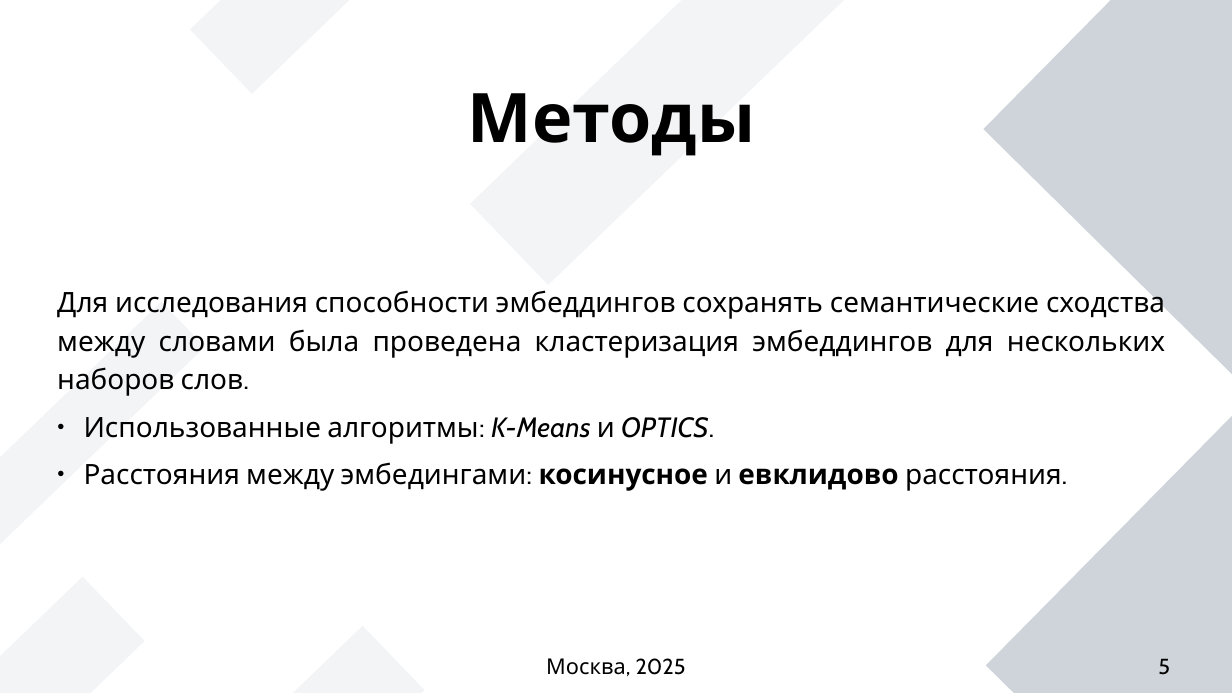
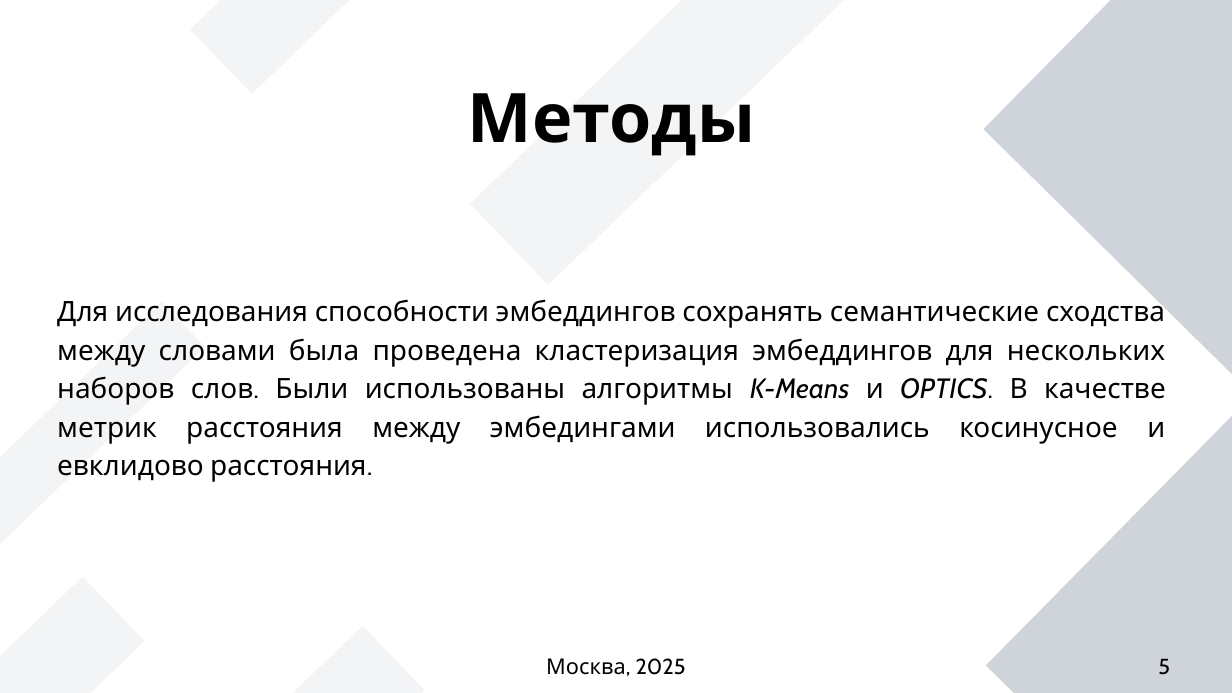
Before and after one commit to succSeeded/MSc, a slide deck: slide 5 of NLP/HW3/presentation_kirdin.odp. Drawn at 1232x693 pixels with LibreOffice and Linux fonts; fonts in the diff are those of the drawing. Boxes give left, top, right and bottom in pixels: in the first picture for what was removed or moved away, otherwise in the second. Text is boxed around its words. In the diff, an @@ line names an element or a change of style, - is before the commit and + after.

```diff
--- a/NLP/HW3/presentation_kirdin.odp
+++ b/NLP/HW3/presentation_kirdin.odp
@@ subtitle at [57,295,1166,482]: text changed @@
-Для исследования способности эмбеддингов сохранять семантические сходства между словами была проведена кластеризация эмбеддингов для нескольких наборов слов.
-● Использованные алгоритмы: K-Means и OPTICS.
-● Расстояния между эмбедингами: косинусное и евклидово расстояния.
+Для исследования способности эмбеддингов сохранять семантические сходства между словами была проведена кластеризация эмбеддингов для нескольких наборов слов. Были использованы алгоритмы K-Means и OPTICS. В качестве метрик расстояния между эмбедингами использовались косинусное и евклидово расстояния.
```
Also in this commit, not shown: 9 other slides changed, 38 other files.
